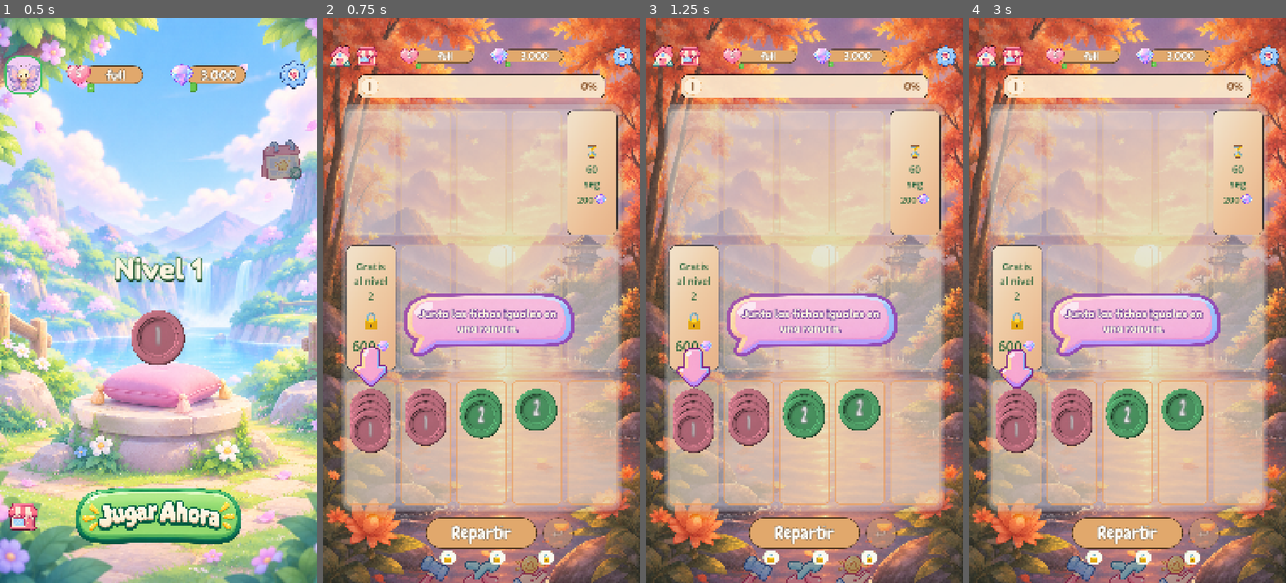
Above: before the commit, frames 1-4 (left to right).
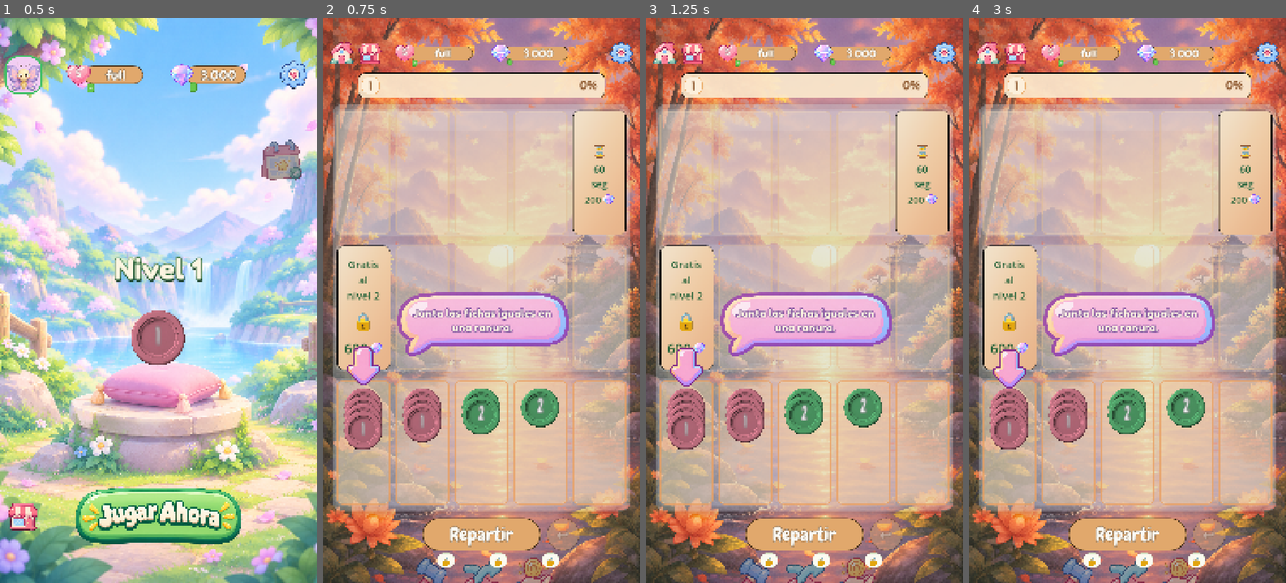
Above: after the commit, the same moments.

Repository: emanueljeronimo/coin-stack-puzzle
Game: Godot game, scene res://Loading.tscn
Same seed, same stepped clock (60 frames per second), same inputs: the game is played once before the commit and once after it.
Inputs (mouse positions are in pixels of both pictures, inside the frame that each line leads up to):
- Up to frame 1 (0.5 s): no input
- Up to frame 2 (0.75 s): click (481, 515) at 0.5 s
- Up to frame 3 (1.25 s): no input
- Up to frame 4 (3 s): click "+" at 1.25 s; click "+" at 2 s; click "✕" at 2.75 s

Frame 1 is identical in both runs. In frame 2, 19% of the frame differs, in the area x 2-98%, y 4-100%; in frame 3, 19%; in frame 4, 19%.

Commit message:
Use ficha-comodin art with a light sweep, and shrink board coins to match.
Co-authored-by: Cursor <cursoragent@cursor.com>

Diff:
--- a/coin.gd
+++ b/coin.gd
@@ -3,7 +3,8 @@
 const GameRulesScript = preload("res://game_rules.gd")
 const CoinWildcardShader = preload("res://coin_wildcard.gdshader")
 const CoinNumberFont = preload("res://Fonts/Chewy-Regular.ttf")
-const WildcardCenterTexture = preload("res://Imagenes/centro-comodin.png")
+const CoinFaceTexture = preload("res://Imagenes/ficha.png")
+const WildcardFaceTexture = preload("res://Imagenes/ficha-comodin.png")
 
 var value: int = 1
 var number_visible: bool = true
@@ -45,18 +46,12 @@
 const NUMBER_GLYPH_SPACING := -2
 const NUMBER_WIDTH_SCALE := 0.76
 const NUMBER_NUDGE := Vector2(0.0, -1.2)
-const WILDCARD_COIN_COLOR := Color("#00ffee")
-const WILDCARD_CENTER_WIDTH_RATIO := 0.48
-const WILDCARD_CENTER_HEIGHT_RATIO := 0.45
-const WILDCARD_CENTER_LEFT_RATIO := 0.25
-const WILDCARD_CENTER_TOP_RATIO := 0.25
 var coin_color: Color = VALUE_COLORS[0]
 var is_wildcard := false
 var wildcard_original_row := -1
 var _transform_tween: Tween = null
 var _number_font: FontVariation = null
 var _number_root: Node2D = null
-var _wildcard_center: Sprite2D = null
 
 func _ready() -> void:
 	input_pickable = false
@@ -76,9 +71,7 @@
 
 
 func _process(_delta: float) -> void:
-	if is_wildcard:
-		_layout_wildcard_center()
-	else:
+	if not is_wildcard:
 		center_number()
 
 func _ensure_number_root() -> void:
@@ -175,16 +168,17 @@
 
 func apply_color_by_value() -> void:
 	if is_wildcard:
-		_clear_wildcard_material()
-		coin_color = WILDCARD_COIN_COLOR
+		_set_face_texture(WildcardFaceTexture)
+		_ensure_wildcard_material()
+		coin_color = Color.WHITE
 		if sprite:
-			sprite.self_modulate = coin_color
+			sprite.self_modulate = Color.WHITE
 		if shadow_sprite:
-			shadow_sprite.self_modulate = get_shadow_tint(coin_color)
+			shadow_sprite.self_modulate = get_shadow_tint(Color(0.86, 0.68, 0.28))
 		if highlight_sprite:
-			highlight_sprite.visible = true
-			highlight_sprite.self_modulate = Color(1.0, 1.0, 1.0, HIGHLIGHT_ALPHA)
-		return
+			highlight_sprite.visible = false
+		return
+	_set_face_texture(CoinFaceTexture)
 	_clear_wildcard_material()
 	coin_color = get_color_for_value(value)
 	if sprite:
@@ -228,45 +222,23 @@
 	if is_wildcard:
 		if label != null:
 			label.visible = false
-		_ensure_wildcard_center()
-		_layout_wildcard_center()
-		return
-	if _wildcard_center != null:
-		_wildcard_center.visible = false
+		return
 	if label != null:
 		label.text = str(value)
 		label.visible = number_visible
 		center_number()
 
 
-func _ensure_wildcard_center() -> void:
-	if _wildcard_center != null:
-		return
-	_wildcard_center = Sprite2D.new()
-	_wildcard_center.name = "WildcardCenter"
-	_wildcard_center.texture = WildcardCenterTexture
-	_wildcard_center.centered = true
-	_wildcard_center.z_index = 6
-	add_child(_wildcard_center)
-
-
-func _layout_wildcard_center() -> void:
-	if _wildcard_center == null or _wildcard_center.texture == null:
-		return
-	var tex_size: Vector2 = _wildcard_center.texture.get_size()
-	if tex_size.x <= 0.0 or tex_size.y <= 0.0:
-		return
-	var diameter: float = COIN_RADIUS * 2.0
-	var box_size := Vector2(
-		diameter * WILDCARD_CENTER_WIDTH_RATIO,
-		diameter * WILDCARD_CENTER_HEIGHT_RATIO
-	)
-	var scale_factor: float = minf(box_size.x / tex_size.x, box_size.y / tex_size.y)
-	_wildcard_center.scale = Vector2.ONE * scale_factor
-	var box_left: float = -COIN_RADIUS + diameter * WILDCARD_CENTER_LEFT_RATIO
-	var box_top: float = -COIN_RADIUS + diameter * WILDCARD_CENTER_TOP_RATIO
-	_wildcard_center.position = Vector2(box_left + box_size.x * 0.5, box_top + box_size.y * 0.5)
-	_wildcard_center.visible = number_visible
+func _set_face_texture(face: Texture2D) -> void:
+	if face == null:
+		return
+	if sprite and sprite.texture != face:
+		sprite.texture = face
+	if shadow_sprite and shadow_sprite.texture != face:
+		shadow_sprite.texture = face
+	if highlight_sprite and highlight_sprite.texture != face:
+		highlight_sprite.texture = face
+	configure_sprite_scale()
 
 
 func _ensure_wildcard_material() -> void:
--- a/coin_wildcard.gdshader
+++ b/coin_wildcard.gdshader
@@ -1,26 +1,28 @@
 shader_type canvas_item;
 render_mode blend_mix, unshaded;
 
-uniform float rainbow_sat : hint_range(0.0, 1.0) = 0.52;
-uniform float rainbow_val : hint_range(0.5, 1.0) = 0.88;
-uniform float pastel_mix : hint_range(0.0, 0.8) = 0.16;
-uniform float relief_amount : hint_range(0.0, 1.0) = 0.85;
-
-vec3 hsv2rgb(vec3 c) {
-	vec4 K = vec4(1.0, 2.0 / 3.0, 1.0 / 3.0, 3.0);
-	vec3 p = abs(fract(c.xxx + K.xyz) * 6.0 - K.www);
-	return c.z * mix(K.xxx, clamp(p - K.xxx, 0.0, 1.0), c.y);
-}
+uniform vec3 sweep_col : source_color = vec3(1.0, 1.0, 0.97);
+uniform float sweep_duration : hint_range(0.4, 1.5) = 0.8;
+uniform float sweep_period : hint_range(1.5, 8.0) = 3.6;
+uniform float sweep_width : hint_range(0.04, 0.4) = 0.15;
+uniform float sweep_strength : hint_range(0.05, 0.8) = 0.28;
 
 void fragment() {
 	vec4 tex = texture(TEXTURE, UV);
 	float lum = max(tex.r, max(tex.g, tex.b));
 	float mask = tex.a * smoothstep(0.03, 0.11, lum);
-	vec2 p = UV * 2.0 - 1.0;
-	float hue = atan(p.y, p.x) / TAU + 0.5;
-	vec3 rainbow = hsv2rgb(vec3(hue, rainbow_sat, rainbow_val));
-	rainbow = mix(rainbow, vec3(1.0), pastel_mix);
-	vec3 lit = rainbow * mix(0.48, 1.02, lum);
-	vec3 out_col = mix(rainbow, lit, relief_amount);
+	vec3 out_col = tex.rgb;
+
+	float phase = mod(TIME, sweep_period);
+	float u = phase / max(sweep_duration, 0.05);
+	float alive = smoothstep(0.0, 0.08, u) * (1.0 - smoothstep(0.92, 1.0, u));
+	float center = mix(-0.28, 1.28, clamp(u, 0.0, 1.0));
+	float diag = (UV.x + UV.y) * 0.5;
+	float dist = abs(diag - center);
+	float halo = 1.0 - smoothstep(sweep_width * 0.35, sweep_width, dist);
+	float core = 1.0 - smoothstep(0.0, sweep_width * 0.28, dist);
+	float stripe = (halo * 0.55 + core * 0.45) * alive;
+	out_col += sweep_col * stripe * sweep_strength * mix(0.75, 1.15, lum);
+
 	COLOR = vec4(out_col, mask * COLOR.a);
 }
--- a/stack.gd
+++ b/stack.gd
@@ -5,10 +5,10 @@
 const GameRulesScript = preload("res://game_rules.gd")
 const STACK_WIDTH := 122.0
 const COIN_BASE_DIAMETER := 52.0
-const COIN_TARGET_WIDTH := 115.0
+const COIN_TARGET_WIDTH := 99.0
 const COIN_SCALE := COIN_TARGET_WIDTH / COIN_BASE_DIAMETER
 const COIN_STEP_Y := 16.0
-## Altura visual de 10 monedas apiladas: 9 pasos + diámetro de ficha = 259.
+## Altura visual de 10 monedas apiladas: 9 pasos + diámetro de ficha.
 const STACK_HEIGHT := float(MAX_CAPACITY - 1) * COIN_STEP_Y + COIN_TARGET_WIDTH
 const COIN_TOP_OFFSET := -STACK_HEIGHT + 1.0
 
Binary file added: Imagenes/ficha-comodin.png
Not shown, added: Imagenes/ficha-comodin.png.import
Not shown, changed: wildcard-coin-viewer.html
